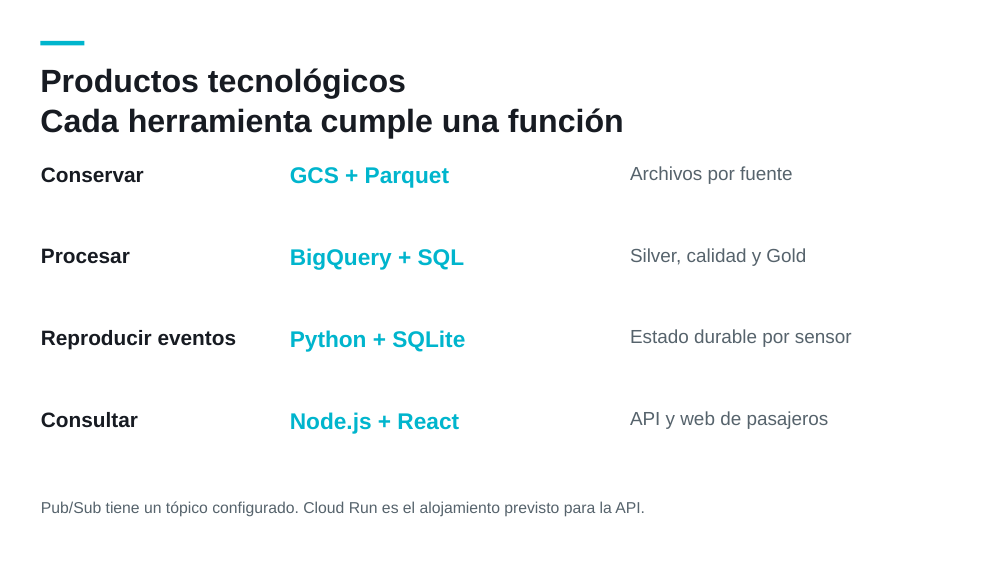
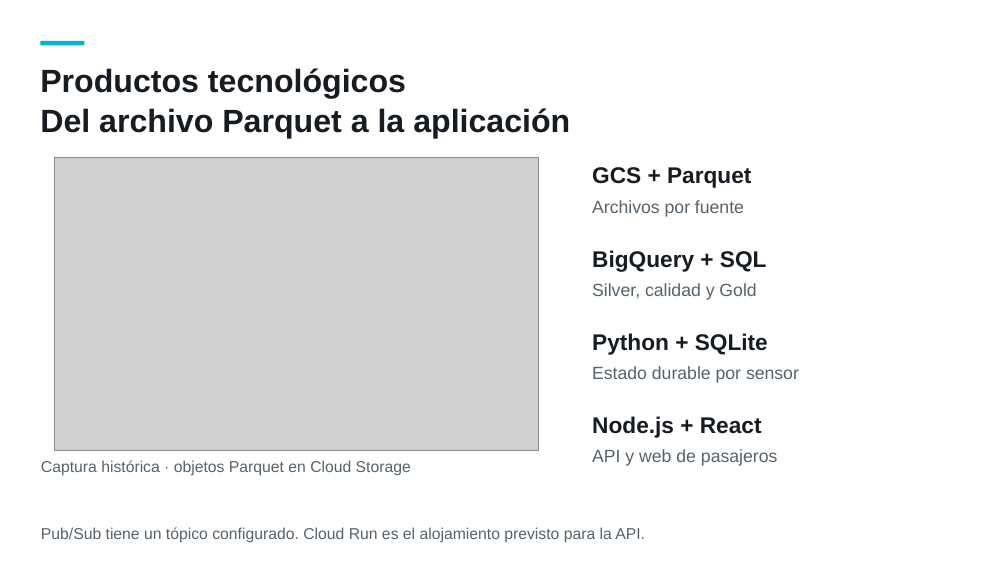
Before and after one commit to AlejandroPinedo/datalandia-lumina-smart-mobility-gcp, a slide deck: slide 5 of P3/entrega/Lumina-P3.pptx. Drawn at 1008x567 pixels with LibreOffice and Linux fonts; fonts in the diff are those of the drawing; grey boxes stand for pictures. Boxes give left, top, right and bottom in pixels: in the first picture for what was removed or moved away, otherwise in the second. Text is boxed around its words. In the diff, an @@ line names an element or a change of style, - is before the commit and + after.

```diff
--- a/P3/entrega/Lumina-P3.pptx
+++ b/P3/entrega/Lumina-P3.pptx
@@ text at bbox=[40, 108, 570, 138]: text changed @@
-Cada herramienta cumple una función
+Del archivo Parquet a la aplicación
@@ text removed at bbox=[41, 167, 144, 183] @@
-Conservar
@@ picture added at bbox=[54, 157, 538, 451] @@
@@ text "GCS + Parquet": place and size @@
-text "GCS + Parquet" at bbox=[290, 167, 449, 188]
+text "GCS + Parquet" at bbox=[592, 167, 751, 188]
@@ text "Archivos por fuente": place and size @@
-text "Archivos por fuente" at bbox=[630, 166, 793, 184]
+text "Archivos por fuente" at bbox=[592, 200, 744, 217]
@@ text removed at bbox=[41, 248, 130, 264] @@
-Procesar
@@ text "BigQuery + SQL": place and size @@
-text "BigQuery + SQL" at bbox=[290, 248, 465, 270]
+text "BigQuery + SQL" at bbox=[592, 250, 767, 272]
@@ text "Silver, calidad y Gold": place and size @@
-text "Silver, calidad y Gold" at bbox=[630, 248, 806, 266]
+text "Silver, calidad y Gold" at bbox=[592, 283, 756, 300]
@@ text "Python + SQLite": place and size @@
-text "Python + SQLite" at bbox=[290, 330, 465, 352]
+text "Python + SQLite" at bbox=[592, 333, 768, 355]
@@ text removed at bbox=[41, 330, 237, 350] @@
-Reproducir eventos
@@ text "Estado durable por sensor": place and size @@
-text "Estado durable por sensor" at bbox=[630, 329, 852, 347]
+text "Estado durable por sensor" at bbox=[592, 366, 799, 383]
@@ text removed at bbox=[41, 412, 138, 428] @@
-Consultar
@@ text colour #00B5CD to #171B22 in 4 elements at bbox=[592, 250, 767, 272], bbox=[592, 167, 751, 188], bbox=[592, 333, 768, 355], bbox=[592, 416, 762, 438] @@
@@ text "Node.js + React": place and size @@
-text "Node.js + React" at bbox=[290, 412, 459, 434]
+text "Node.js + React" at bbox=[592, 416, 762, 438]
@@ size 18 to 16.8 pt; line spacing 22.1pt to 20.7pt in 4 elements at bbox=[592, 283, 756, 300], bbox=[592, 200, 744, 217], bbox=[592, 366, 799, 383], bbox=[592, 449, 777, 466] @@
@@ text "API y web de pasajeros": place and size @@
-text "API y web de pasajeros" at bbox=[630, 411, 829, 429]
+text "API y web de pasajeros" at bbox=[592, 449, 777, 466]
@@ text added at bbox=[41, 460, 411, 476], 15 pt, text #56636C @@
+Captura histórica · objetos Parquet en Cloud Storage
@@ text "Pub/Sub tiene un tópico configurado. ...": place and size @@
-text "Pub/Sub tiene un tópico configurado. ..." at bbox=[41, 501, 645, 517]
+text "Pub/Sub tiene un tópico configurado. ..." at bbox=[41, 527, 645, 543]
```
Also in this commit, not shown: 2 other slides changed, 1 slide added, 1 slide removed, 2 other files.
